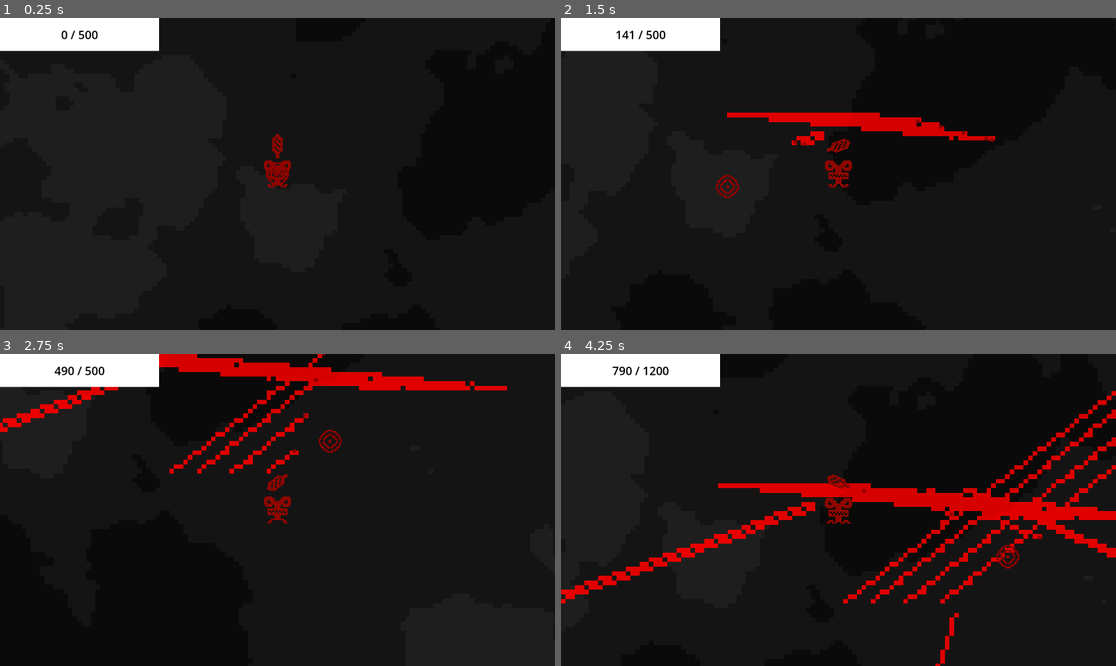
Above: before the commit, frames 1-4 (two rows, left to right).
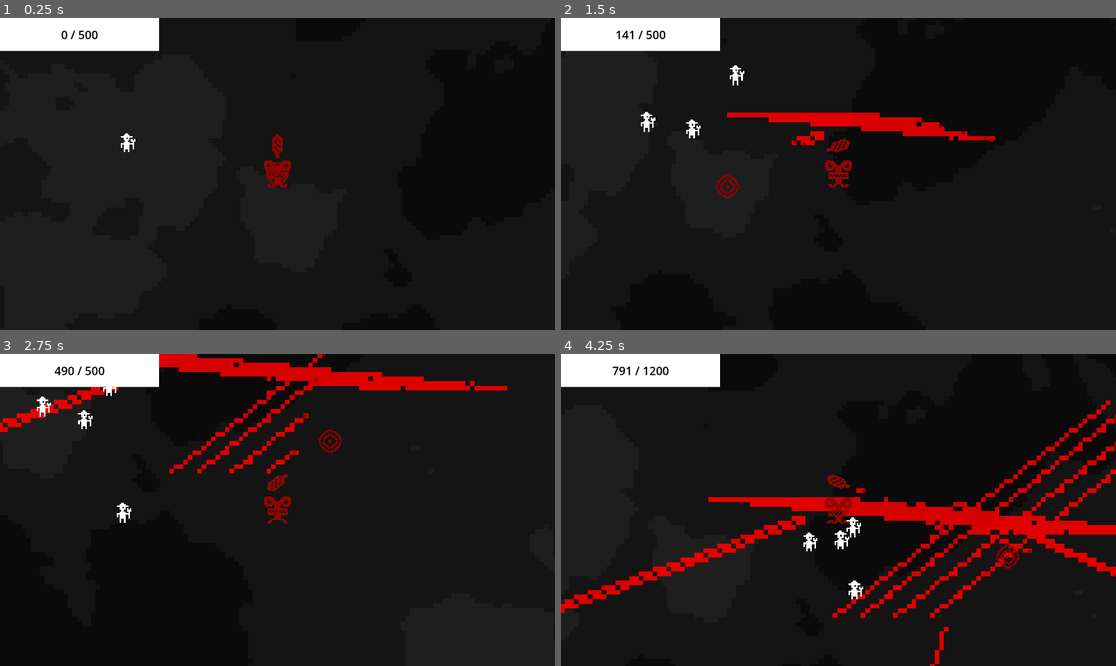
Above: after the commit, the same moments.

Repository: martindieck/color-contagion
Game: Godot game, scene res://Scenes/game.tscn
The game is run twice, just before and just after one commit, with the same random seed, the same clock (stepped at 60 frames per second) and the same inputs.
Inputs (mouse positions are in pixels of both pictures, inside the frame that each line leads up to):
- Up to frame 1 (0.25 s): no input
- Up to frame 2 (1.5 s): move the mouse to (960, 158) at 0.52 s; press the mouse at (960, 158) at 0.53 s; hold D (move_right) 0.53-1.28 s; move the mouse to (727, 189) at 1.27 s; release the mouse at (727, 189) at 1.28 s; hold Down (move_down) from 1.28 s (still down); click (727, 189) at 1.35 s
- Up to frame 3 (2.75 s): move the mouse to (333, 441) at 2.02 s; release Down (move_down) at 2.03 s; press the mouse at (333, 441) at 2.03 s; hold D (move_right) from 2.03 s (still down)
- Up to frame 4 (4.25 s): move the mouse to (810, 572) at 2.77 s; release D (move_right) at 2.78 s; release the mouse at (810, 572) at 2.78 s; hold W (move_up) 2.78-3.53 s; click (810, 572) at 2.85 s; move the mouse to (1005, 556) at 3.52 s; press the mouse at (1005, 556) at 3.53 s; hold A (move_left) from 3.53 s (still down)

The runs differ from the first frame. In frame 1, less than 0.1% of the frame differs, in the area x 21-25%, y 36-43%; in frame 2, 0.3%; in frame 3, 0.3%; in frame 4, 13%, in the area x 0-100%, y 4-100%.

Commit message:
Added Enemy Spawn Behavior
Move towards the player

Diff:
--- a/Godot Project/Scenes/farmer.gd
+++ b/Godot Project/Scenes/farmer.gd
@@ -1,4 +1,12 @@
 extends CharacterBody2D
+
+@onready var player = get_node("/root/Game/Player")
+const SPEED = 250
 
 func _ready():
 	$AnimatedSprite2D.play("moving")
+
+func _physics_process(delta):
+	var direction = global_position.direction_to(player.global_position)
+	velocity = direction * SPEED
+	move_and_slide()
--- a/Godot Project/Scenes/farmer.tscn
+++ b/Godot Project/Scenes/farmer.tscn
@@ -31,6 +31,8 @@
 
 [node name="Farmer" type="CharacterBody2D"]
 scale = Vector2(5, 5)
+motion_mode = 1
+platform_on_leave = 2
 script = ExtResource("1_11qye")
 
 [node name="CollisionShape2D" type="CollisionShape2D" parent="."]
@@ -42,4 +44,4 @@
 position = Vector2(1, 0)
 sprite_frames = SubResource("SpriteFrames_mhckb")
 animation = &"moving"
-frame_progress = 0.842791
+frame_progress = 0.522423
--- a/Godot Project/Scenes/game.gd
+++ b/Godot Project/Scenes/game.gd
@@ -4,6 +4,7 @@
 
 @onready var tile_counter = get_node("/root/Game/Player/ColorRect/TileCounter")
 @onready var round_timer = get_node("/root/Game/RoundTimer")
+@onready var spawner = get_node("/root/Game/Player/Spawner/Path2D/SpawnPoint")
 
 var quotas = [500, 1200, 2500]
 var round_times = [18, 20, 180]
@@ -35,3 +36,12 @@
 func create_rounds_dict(quotas, round_times):
 	for round in range(quotas.size()):
 		rounds[round + 1] = {"quota": quotas[round], "time": round_times[round]}
+
+func spawn_mob():
+	var new_mob = preload("res://Scenes/farmer.tscn").instantiate()
+	spawner.progress_ratio = randf()
+	new_mob.global_position = spawner.global_position
+	add_child(new_mob)
+
+func _on_spawn_timer_timeout():
+	spawn_mob()
--- a/Godot Project/Scenes/game.tscn
+++ b/Godot Project/Scenes/game.tscn
@@ -1,12 +1,17 @@
-[gd_scene load_steps=5 format=3 uid="uid://dmofga5mq6sek"]
+[gd_scene load_steps=6 format=3 uid="uid://dmofga5mq6sek"]
 
 [ext_resource type="Script" path="res://Scenes/game.gd" id="1_7wtfc"]
 [ext_resource type="PackedScene" uid="uid://cgy1it1dunhmf" path="res://Scenes/player.tscn" id="1_pmetn"]
 [ext_resource type="PackedScene" uid="uid://jhqd3iimsw3n" path="res://Scenes/terrain.tscn" id="2_nehjj"]
 [ext_resource type="PackedScene" uid="uid://b6tc4n1l2v43j" path="res://Scenes/spawner.tscn" id="4_qr0un"]
+[ext_resource type="PackedScene" uid="uid://b8pwuug5bvw4u" path="res://Scenes/farmer.tscn" id="5_oy3mw"]
 
 [node name="Game" type="Node2D"]
 script = ExtResource("1_7wtfc")
+
+[node name="SpawnTimer" type="Timer" parent="."]
+wait_time = 0.5
+autostart = true
 
 [node name="RoundTimer" type="Timer" parent="."]
 wait_time = 180.0
@@ -45,5 +50,10 @@
 vertical_alignment = 1
 
 [node name="Spawner" parent="Player" instance=ExtResource("4_qr0un")]
+scale = Vector2(0.167, 0.167)
 
+[node name="Farmer" parent="." instance=ExtResource("5_oy3mw")]
+position = Vector2(377, 416)
+
+[connection signal="timeout" from="SpawnTimer" to="." method="_on_spawn_timer_timeout"]
 [connection signal="timeout" from="RoundTimer" to="." method="_on_round_timer_timeout"]
--- a/Godot Project/Scenes/player.tscn
+++ b/Godot Project/Scenes/player.tscn
@@ -87,6 +87,8 @@
 
 [node name="Player" type="CharacterBody2D"]
 scale = Vector2(6, 6)
+motion_mode = 1
+platform_on_leave = 2
 script = ExtResource("1_tu08t")
 
 [node name="Sprite2D" type="AnimatedSprite2D" parent="."]
